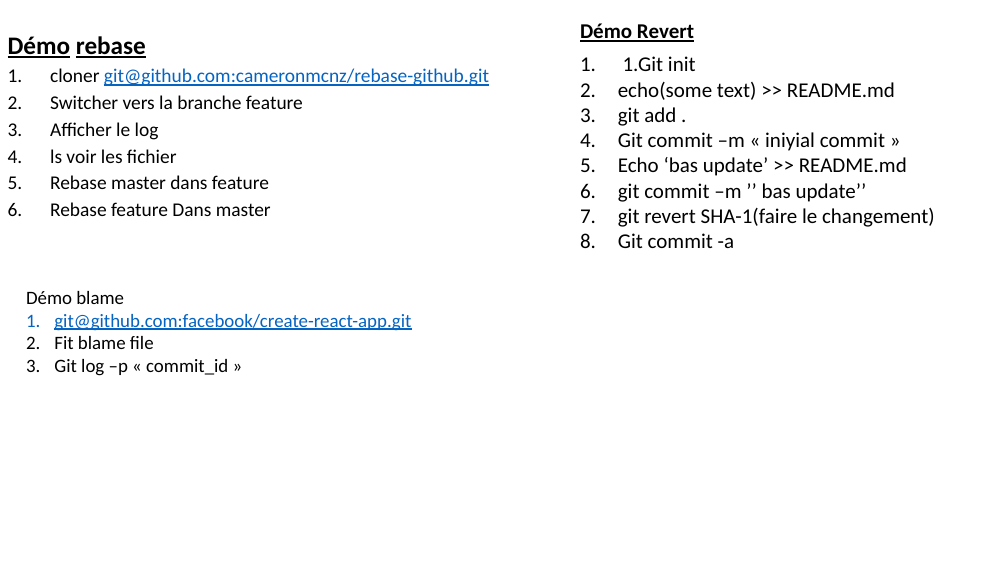
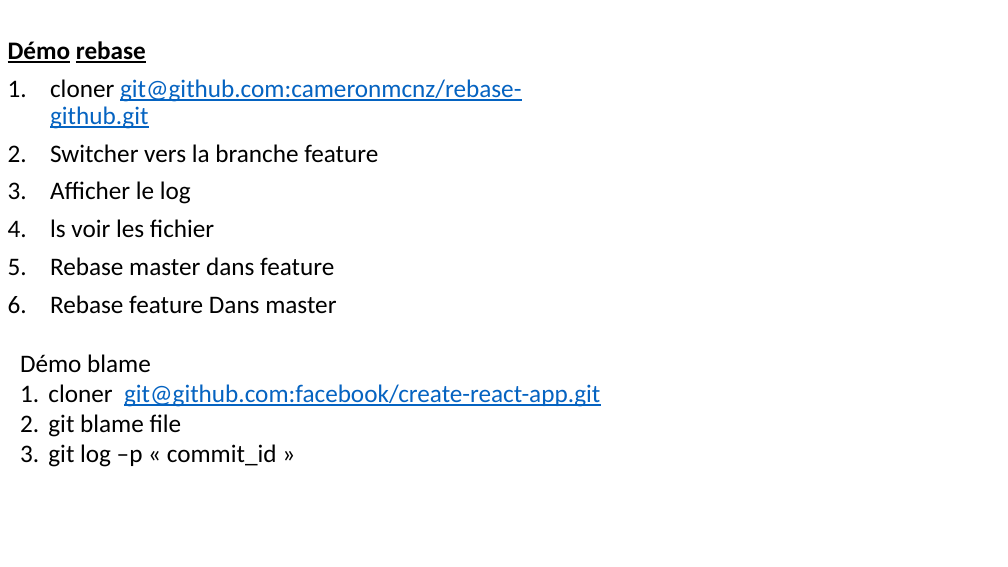
Before and after one commit to belakebiboussad/form, a slide deck: slide 35 of Formation Git.pptx (slide 36 before the commit). Drawn at 1008x567 pixels with LibreOffice and Linux fonts; fonts in the diff are those of the drawing. Boxes give left, top, right and bottom in pixels: in the first picture for what was removed or moved away, otherwise in the second. Text is boxed around its words. In the diff, an @@ line names an element or a change of style, - is before the commit and + after.

```diff
--- a/Formation Git.pptx
+++ b/Formation Git.pptx
@@ text removed at (580, 23, 935, 248) @@
-Démo Revert
-1. 1.Git init
-2. echo(some text) >> README.md
-3. git add .
-4. Git commit –m « iniyial commit »
-5. Echo ‘bas update’ >> README.md
-6. git commit –m ’’ bas update’’
-7. git revert SHA-1(faire le changement)
-8. Git commit -a
@@ text "Démo rebase" at (8, 41, 521, 314): size 24.1 to 24 pt in "Démo rebase"; size 18.5 to 24 pt; line spacing 0.7 to 0.9 @@
@@ text "Démo blame": place and size @@
-text "Démo blame" at (26, 291, 411, 376)
+text "Démo blame" at (20, 354, 600, 467)
@@ text at (20, 354, 151, 373): size 18 to 24 pt in "Démo blame" @@
@@ text at (48, 384, 600, 467): text changed; size 18 to 24 pt @@
-1. git@github.com:facebook/create-react-app.git
-2. Fit blame file
-3. Git log –p « commit_id »
+1. cloner git@github.com:facebook/create-react-app.git
+2. git blame file
+3. git log –p « commit_id »
```
Also in this commit, not shown: 17 other slides changed, 6 slides added, 6 slides removed, 3 other files.
